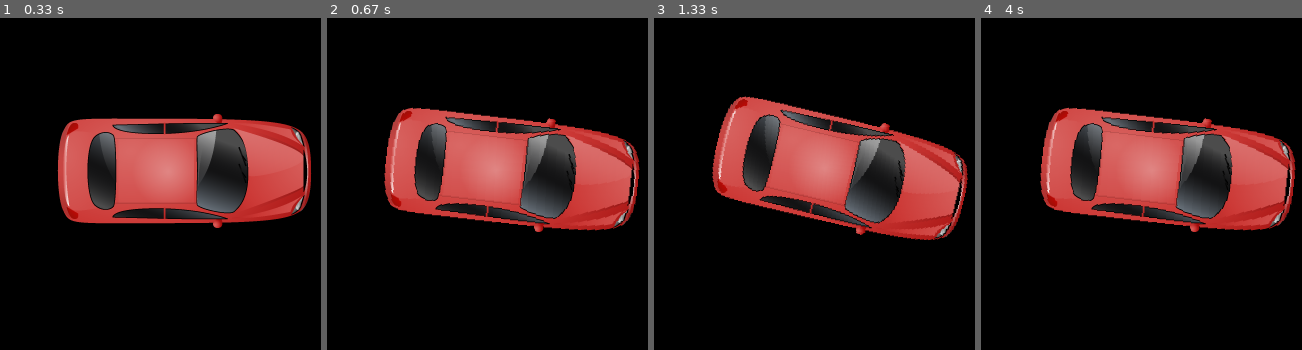
Above: before the commit, frames 1-4 (left to right).
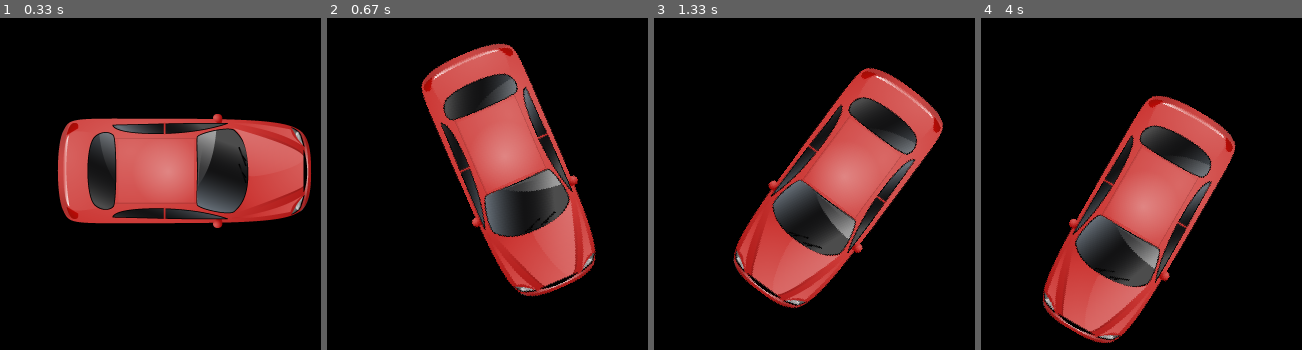
Above: after the commit, the same moments.

Repository: lAg201007/pythonAIProject
Game: pygame game, started from game/game.py
The game is run twice, just before and just after one commit, with the same random seed, the same clock (stepped at 60 frames per second) and the same inputs.
Inputs:
- Up to frame 1 (0.33 s): no input
- Up to frame 2 (0.67 s): hold D from 0.33 s (still down)
- Up to frame 3 (1.33 s): release D at 0.8 s; hold W 0.83-1.13 s; hold D from 1.17 s (still down)
- Up to frame 4 (4 s): release D at 1.63 s; hold A 1.67-2.2 s; hold S 2.23-2.53 s; hold A 2.57-2.97 s; hold W 3-3.37 s; hold D from 3.4 s (still down)

Frame 1 is identical in both runs. In frame 2, 31% of the frame differs, in the area x 17-98%, y 7-85%; in frame 3, 32%; in frame 4, 33%, in the area x 18-99%, y 23-98%.

Commit message:
car movement updated

Diff:
--- a/game/game.py
+++ b/game/game.py
@@ -25,13 +25,16 @@
     prev_time = now
 
     for event in pygame.event.get():
-        keys = pygame.key.get_pressed()
-        car.input(keys,dt)
         if event.type == pygame.QUIT:
             game_running = False
+        if event.type == pygame.KEYDOWN:
+            car.getInputs(event)
+        if event.type == pygame.KEYUP:
+            car.releaseInputs(event)
 
     screen.fill((0,0,0))
 
+    car.updateInputs(dt)
     car.desacelerate(dt)
     car.move(dt)
 
--- a/game/player.py
+++ b/game/player.py
@@ -4,16 +4,43 @@
 class Player(carClass.Car):
     def __init__(self, max_vel, aceleration, desaceleration,breakvel, rotation_vel, car_img, start_xpos, start_ypos):
         super().__init__(max_vel, aceleration, desaceleration,breakvel, rotation_vel, car_img, start_xpos, start_ypos)
+        self.key_w = False
+        self.key_s = False
+        self.key_a = False
+        self.key_d = False
 
-    def input(self,keys,deltaTime):
-        if keys[pygame.K_w]:
+    def getInputs(self, event):
+        key_map = {
+            pygame.K_w: "key_w",
+            pygame.K_s: "key_s",
+            pygame.K_a: "key_a",
+            pygame.K_d: "key_d",
+        }
+
+        if event.key in key_map:
+            setattr(self, key_map[event.key], True)
+
+    def releaseInputs(self, event):
+        key_map = {
+            pygame.K_w: "key_w",
+            pygame.K_s: "key_s",
+            pygame.K_a: "key_a",
+            pygame.K_d: "key_d",
+        }
+
+        if event.key in key_map:
+            setattr(self, key_map[event.key], False)
+
+
+    def updateInputs(self, deltaTime):
+        if self.key_w:
             self.accelerateFoward(deltaTime)
-        if keys[pygame.K_s]:
+        if self.key_s:
             if self.vel > 0:
                 self.desacelerate(deltaTime,self.breakvel)
             else:
                 self.accelerateBackwards(deltaTime)
-        if keys[pygame.K_a]:
+        if self.key_a:
             self.rotate(deltaTime,True)
-        if keys[pygame.K_d]:
+        if self.key_d:
             self.rotate(deltaTime,False, True)
